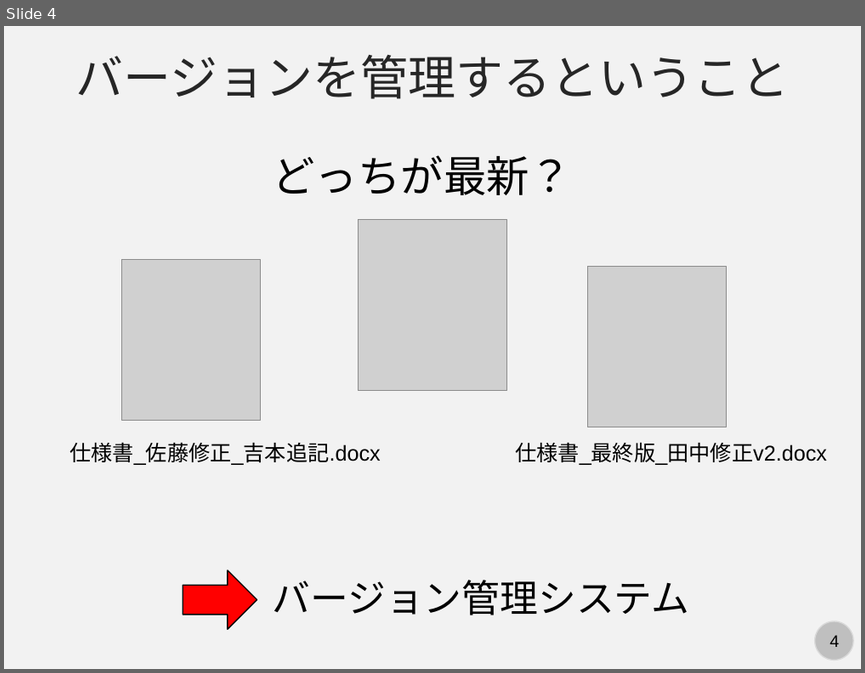
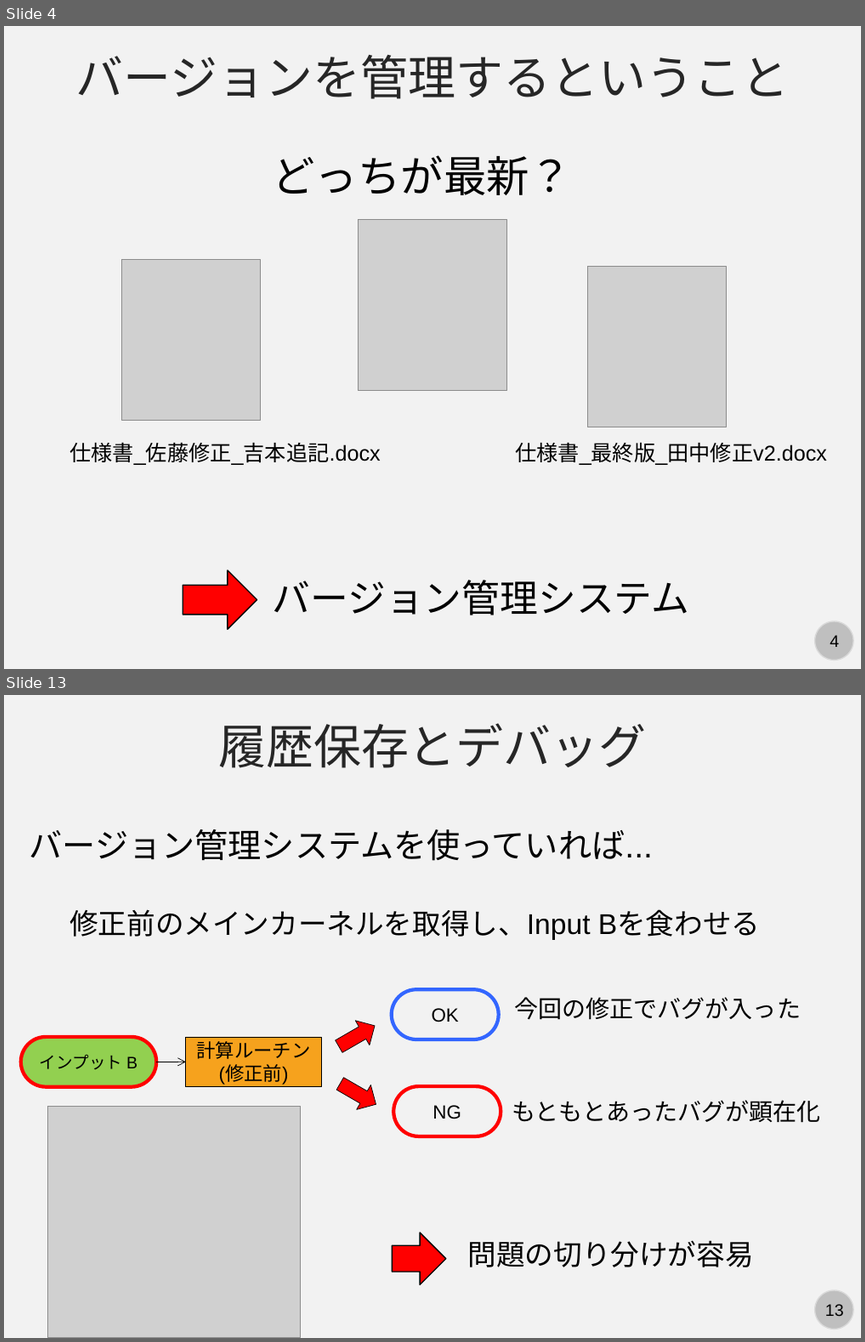
Before and after one commit to kaityo256/github, a slide deck: vcs/fig/slide.pptx. Shown one above the other, each under a label of ours: slide 4 before the commit, slides 4 and 13 after it; the slides between them are not shown. The pictures are 865x673 and 865x1342 pixels, drawn with LibreOffice and Linux fonts; fonts in the diff are those of the drawing; grey boxes stand for pictures. Boxes give left, top, right and bottom in pixels: in the first picture for what was removed or moved away, otherwise in the second. Text is boxed around its words. In the diff, an @@ line names an element or a change of style, - is before the commit and + after.

```diff
--- a/vcs/fig/slide.pptx
+++ b/vcs/fig/slide.pptx
@@ slide 13 added at (4,695,861,1338), background #F2F2F2; not listed: 2 template elements that a slide beside it also shows @@
@@ text added at (218,723,647,768), 40 pt, text #262626 @@
+履歴保存とデバッグ
@@ text added at (30,829,653,861), 28 pt, text #000000 @@
+バージョン管理システムを使っていれば...
@@ text added at (69,909,760,940), 24 pt, text #000000 @@
+修正前のメインカーネルを取得し、Input Bを食わせる
@@ rounded rectangle added at (392,990,499,1039), outline #3366FF 3 pt, 16 pt, text #000000 @@
+OK
@@ text added at (515,997,800,1020), 20 pt, text #000000 @@
+今回の修正でバグが入った
@@ right arrow added at (332,1013,382,1058), fill #FF0000, outline #000000 0.5 pt @@
@@ rounded rectangle added at (21,1037,156,1087), fill #92D050, outline #FF0000 3 pt, 14 pt, text #000000 @@
+インプット B
@@ rectangle added at (186,1037,321,1087), fill #F6A21D, outline #000000 0.5 pt, 16 pt, text #000000 @@
+計算ルーチン
+(修正前)
@@ arrow added from (156, 1061) to (186, 1061), #000000 0.5 pt @@
@@ right arrow added at (333,1072,383,1117), fill #FF0000, outline #000000 0.5 pt @@
@@ rounded rectangle added at (394,1086,501,1135), outline #FF0000 3 pt, 16 pt, text #000000 @@
+NG
@@ text added at (511,1100,820,1123), 20 pt, text #000000 @@
+もともとあったバグが顕在化
@@ picture added at (47,1106,301,1337) @@
@@ right arrow added at (392,1232,446,1285), fill #FF0000, outline #000000 1 pt @@
@@ text added at (468,1240,754,1267), 24 pt, text #000000 @@
+問題の切り分けが容易
```
Also in this commit, not shown: 1 slide changed, 8 other slides added, 1 slide removed.
